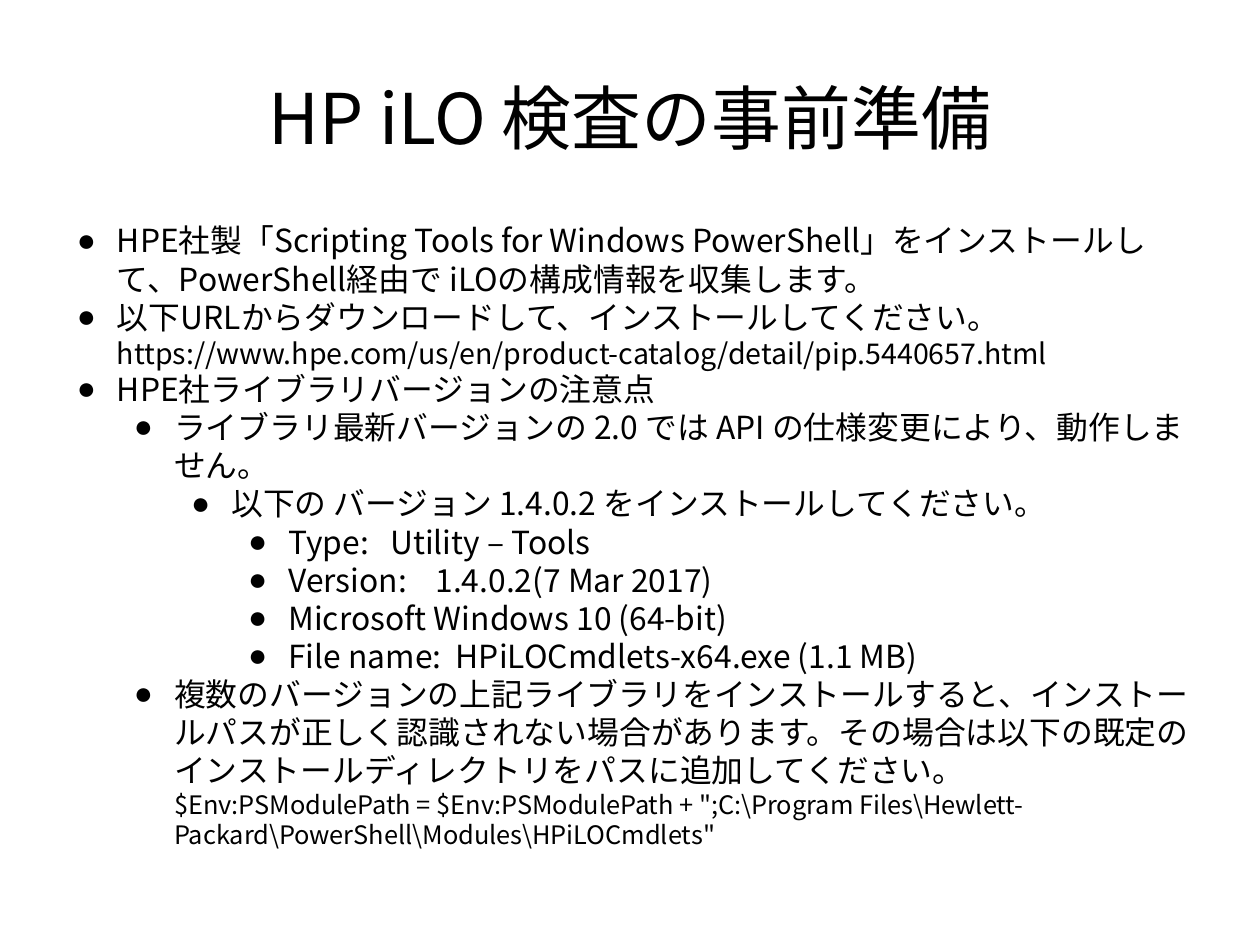
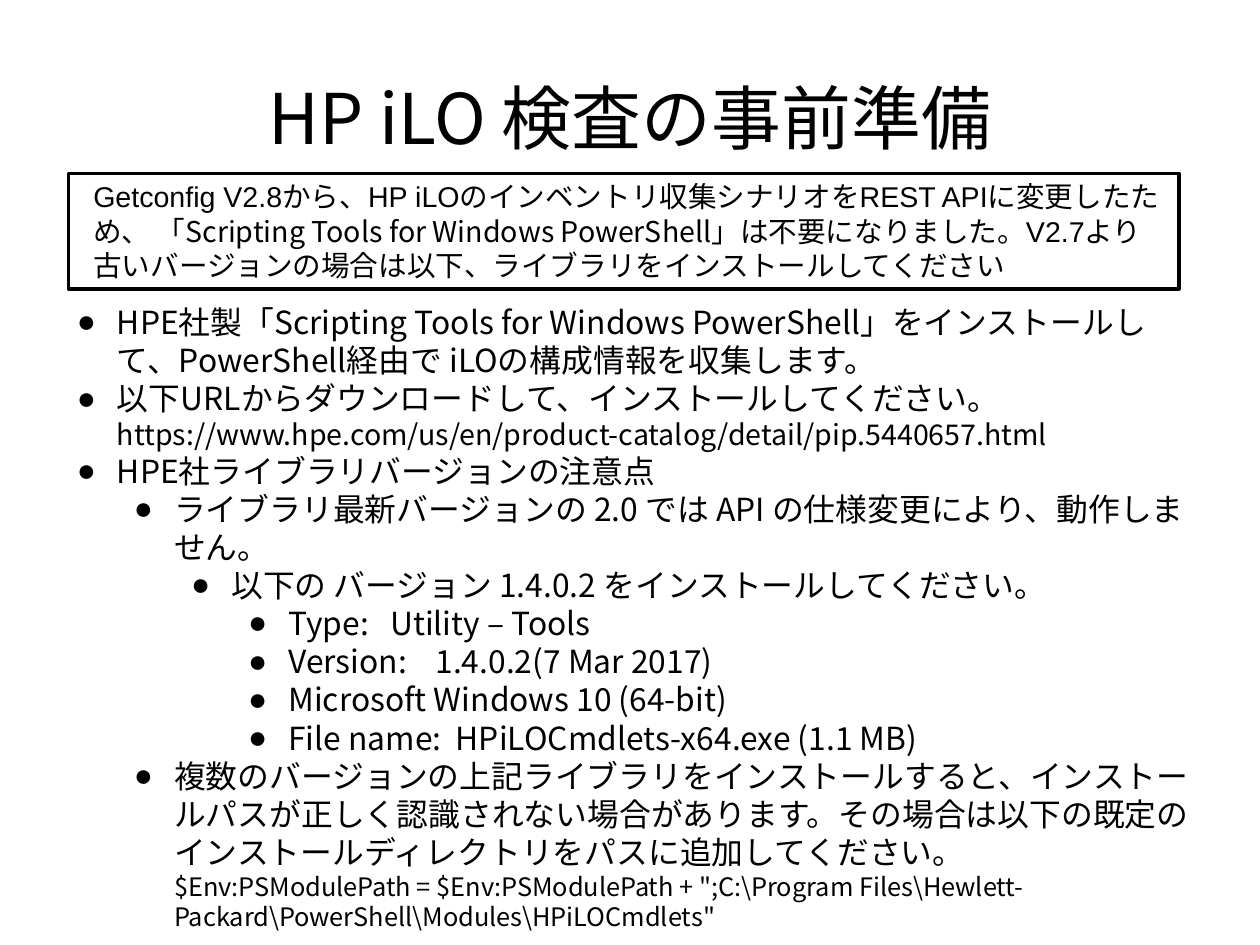
Before and after one commit to frsw3nr/gradle-server-acceptance, a slide deck: slide 51 of docs/jp/tutorial_test_pc.pptx. Drawn at 1260x945 pixels with LibreOffice and Linux fonts; fonts in the diff are those of the drawing. Boxes give left, top, right and bottom in pixels: in the first picture for what was removed or moved away, otherwise in the second. Text is boxed around its words. In the diff, an @@ line names an element or a change of style, - is before the commit and + after.

```diff
--- a/docs/jp/tutorial_test_pc.pptx
+++ b/docs/jp/tutorial_test_pc.pptx
@@ rectangle added at [69,174,1180,289], fill #FFFFFF, outline #000000 2 pt, 18 pt, text #000000 @@
+Getconfig V2.8から、HP iLOのインベントリ収集シナリオをREST APIに変更したため、 「Scripting Tools for Windows PowerShell」は不要になりました。V2.7より古いバージョンの場合は以下、ライブラリをインストールしてください
@@ text "HPE社製「Scripting Tools for Windows PowerShell」をインストールして、Power ..." rewrapped from [117,225,1188,849] to [117,307,1188,903] @@
```
Also in this commit, not shown: 27 other files.
